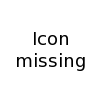
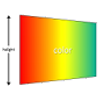
Layers edited between the first and the second 100px x 100px image:
added layer "Zwischenablage" above "Timeseries" over box(2, 14, 98, 86)
hid "Icon ..." over box(17, 32, 85, 71)
hid "Hintergrund" over box(2, 14, 98, 86)
